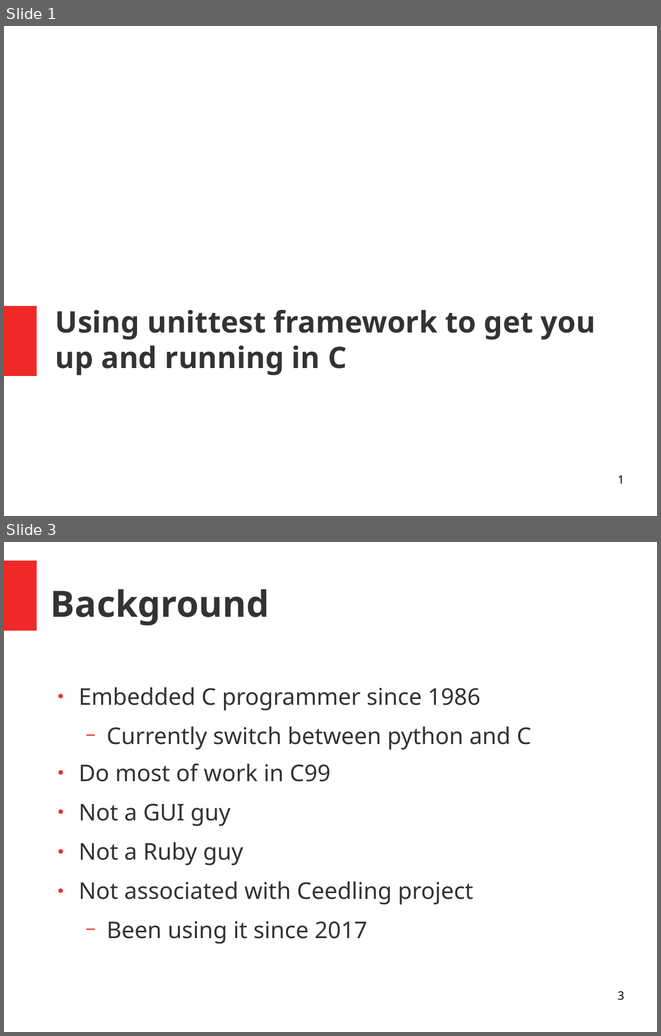
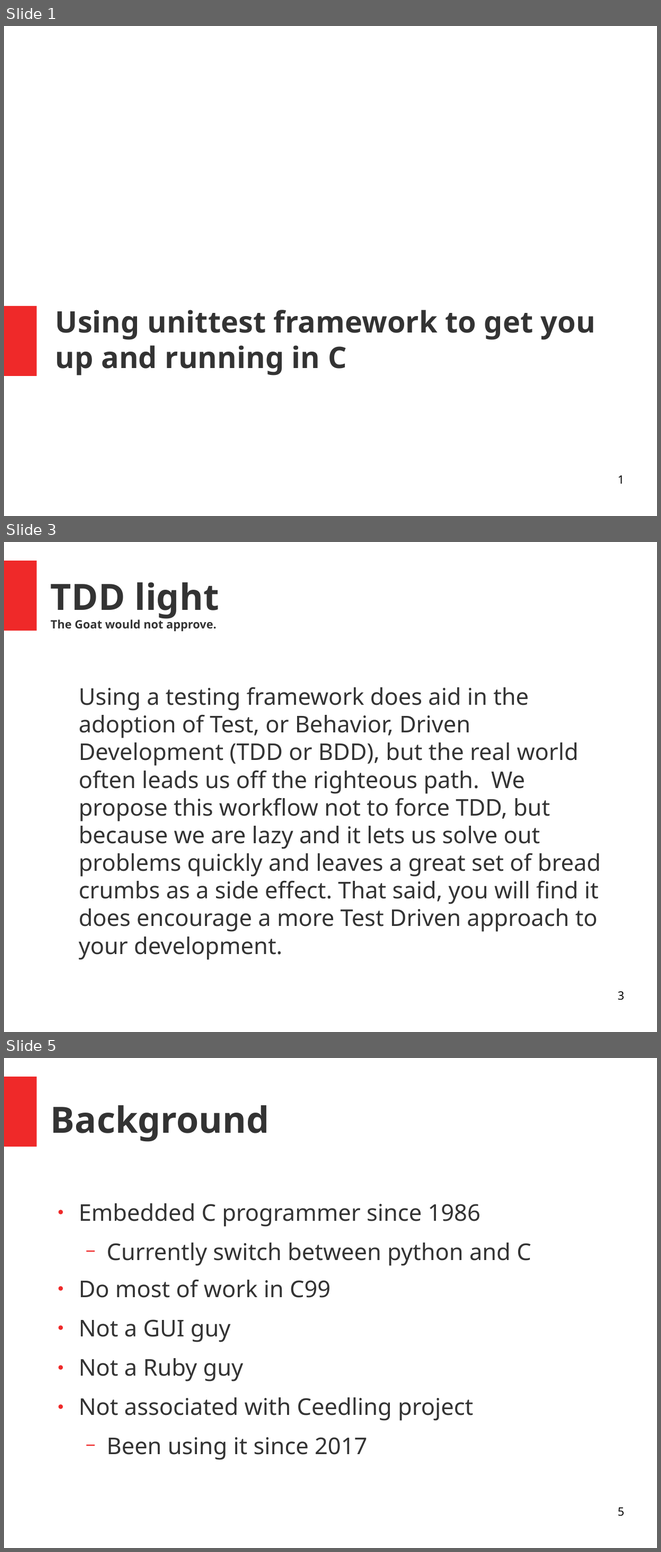
Before and after one commit to bd2357/ceedling_talk, a slide deck: ceedling_talk.odp. Shown one above the other, each under a label of ours: slides 1 and 3 before the commit, slides 1, 3 and 5 after it; the slides between them are not shown. The pictures are 661x1036 and 661x1552 pixels, drawn with LibreOffice and Linux fonts; fonts in the diff are those of the drawing. Boxes give left, top, right and bottom in pixels: in the first picture for what was removed or moved away, otherwise in the second. Text is boxed around its words. In the diff, an @@ line names an element or a change of style, - is before the commit and + after.

```diff
--- a/ceedling_talk.odp
+++ b/ceedling_talk.odp
@@ slide 3 added at [4, 542, 657, 1032], background #FFFFFF; not listed: 1 template element that a slide beside it also shows @@
@@ title added at [51, 582, 219, 632], 14 pt, text #333333, bold @@
+TDD light
+The Goat would not approve.
@@ text added at [79, 687, 601, 960], 28 pt, text #333333 @@
+Using a testing framework does aid in the adoption of Test, or Behavior, Driven Development (TDD or BDD), but the real world often leads us off the righteous path. We propose this workflow not to force TDD, but because we are lazy and it lets us solve out problems quickly and leaves a great set of bread crumbs as a side effect. That said, you will find it does encourage a more Test Driven approach to your development.
@@ page number added at [618, 991, 624, 1000], 14 pt, text #000000 @@
+3
@@ what was slide 3 is now slide 5 @@
@@ page number at [618, 1507, 624, 1516]: text changed @@
-3
+5
```
Also in this commit, not shown: 1 slide changed, 3 other slides added, 4 other files.
